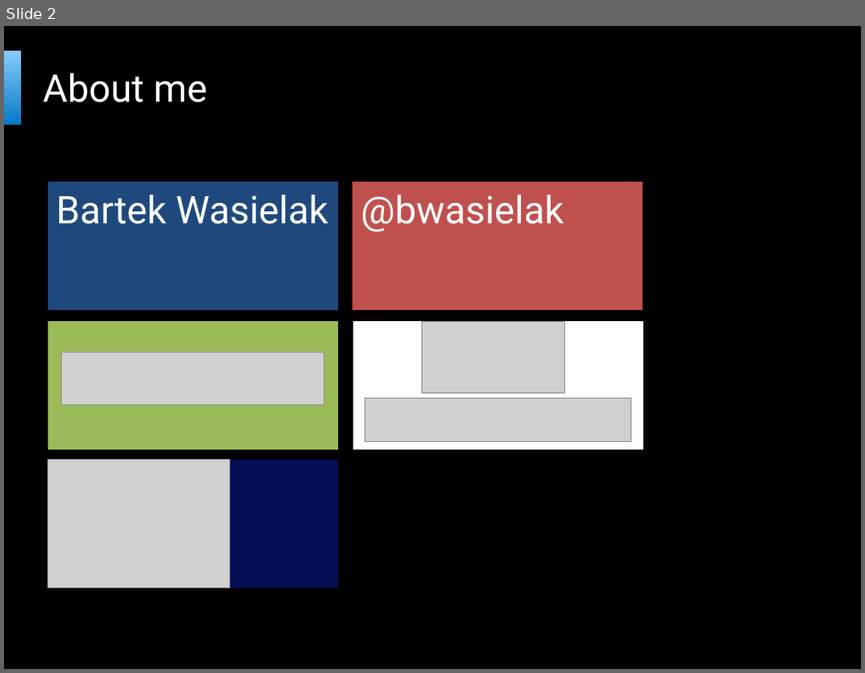
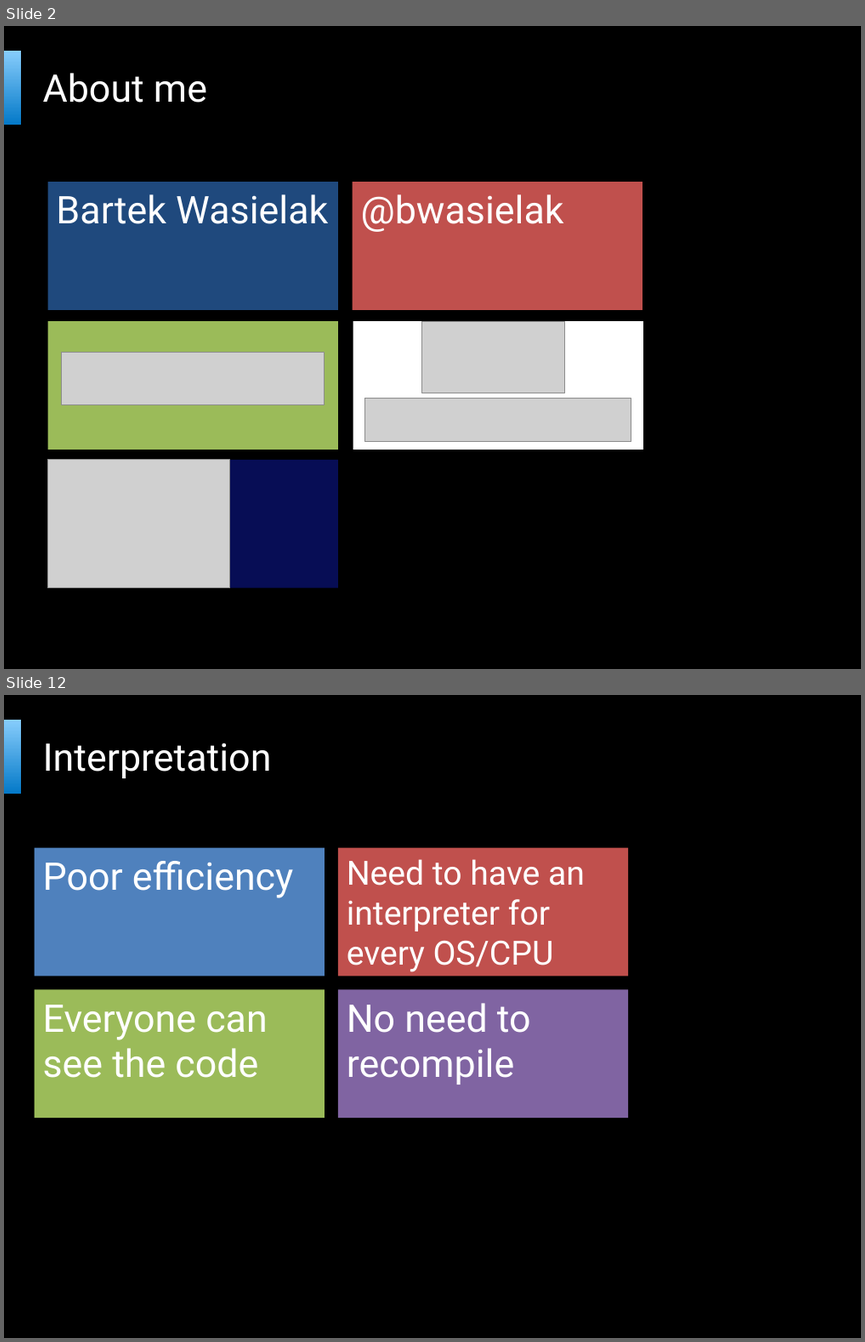
Before and after one commit to bartekwasielak/Presentation, a slide deck: Programming Made Easy.pptx. Shown one above the other, each under a label of ours: slide 2 before the commit, slides 2 and 12 after it; the slides between them are not shown. The pictures are 865x673 and 865x1342 pixels, drawn with LibreOffice and Linux fonts; fonts in the diff are those of the drawing; grey boxes stand for pictures; background and template pictures are left out. Boxes give left, top, right and bottom in pixels: in the first picture for what was removed or moved away, otherwise in the second. Text is boxed around its words. In the diff, an @@ line names an element or a change of style, - is before the commit and + after.

```diff
--- a/Programming Made Easy.pptx
+++ b/Programming Made Easy.pptx
@@ slide 12 added at (4, 695, 861, 1338), background picture (left out); not listed: 2 template elements that a slide beside it also shows @@
@@ title added at (43, 743, 272, 778), 32 pt, text #FFFFFF @@
+Interpretation
@@ text added at (34, 847, 324, 976), fill #4F81BD, 32 pt, text #FFFFFF @@
+Poor efficiency
@@ text added at (338, 847, 629, 976), fill #C0504D, 28 pt, text #FFFFFF @@
+Need to have an interpreter for every OS/CPU
@@ text added at (34, 990, 324, 1118), fill #9BBB59, 32 pt, text #FFFFFF @@
+Everyone can see the code
@@ text added at (338, 990, 629, 1118), fill #8064A2, 32 pt, text #FFFFFF @@
+No need to recompile
```
Also in this commit, not shown: 1 slide changed, 12 other slides added.
